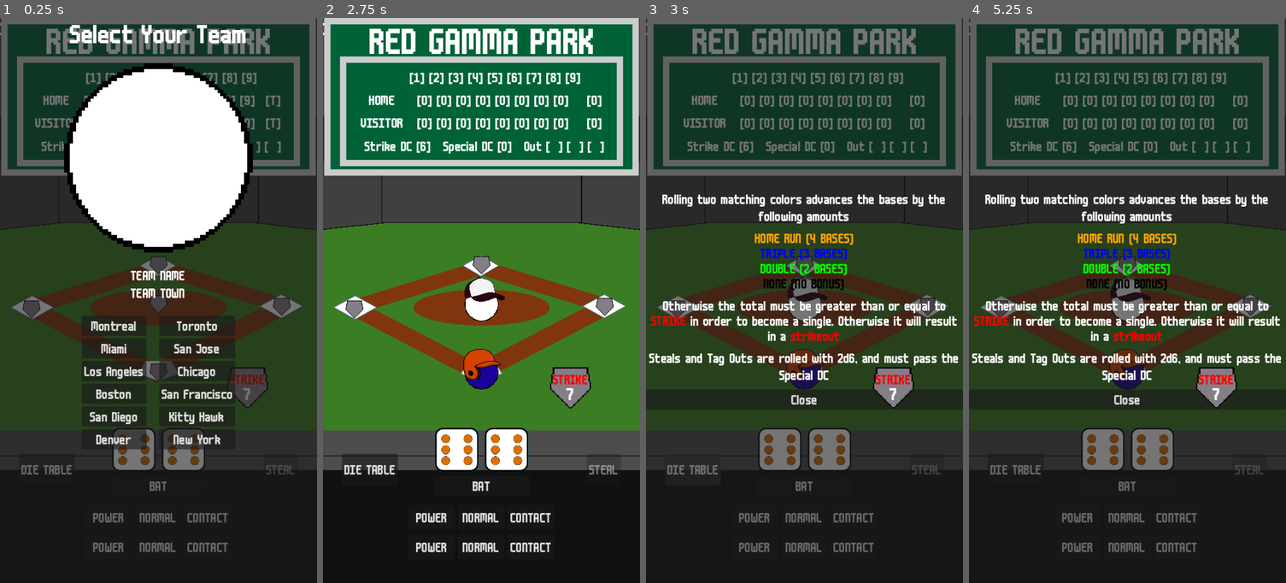
Above: before the commit, frames 1-4 (left to right).
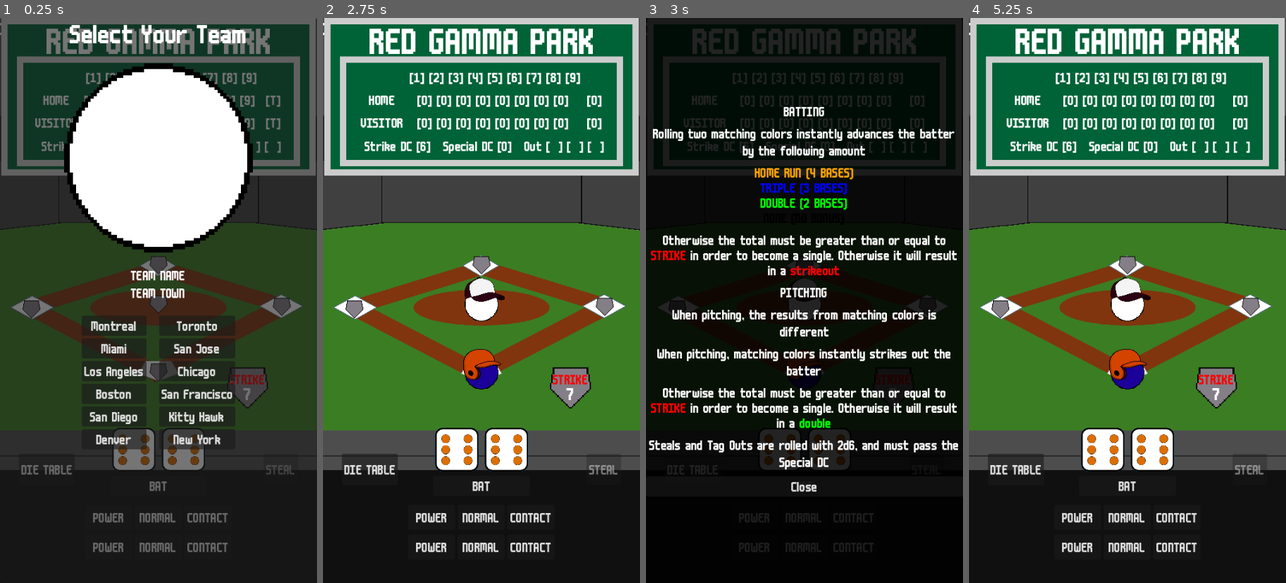
Above: after the commit, the same moments.

Repository: articrus/ROLL_BASEBALL
Game: Godot game, scene res://scenes/game_scene.tscn
The game is run twice, just before and just after one commit, with the same random seed, the same clock (stepped at 60 frames per second) and the same inputs. This scene is started directly instead of the project's main scene.
Inputs:
- Up to frame 1 (0.25 s): no input
- Up to frame 2 (2.75 s): click "NORMAL" at 0.5 s; click "NORMAL" at 1.25 s; click "New York" at 2 s
- Up to frame 3 (3 s): click "DIE TABLE" at 2.75 s
- Up to frame 4 (5.25 s): click "POWER" at 3.5 s; click "CONTACT" at 4.25 s; click "BAT" at 5 s

Frames 1-2 are identical in both runs. In frame 3, 78% of the frame differs, in the area x 0-100%, y 0-95%; in frame 4, 72%.

Commit message:
Total Display
-Now display the die total
-Updated the Dice Table rules

TODO:
-Update scoreboard inning to show current inning
-Update Strike Indicator
-Add a special indicator for stealing and such
-Add animation roll and result display for stealing

Diff:
--- a/scenes/ui_scenes/dice_table.tscn
+++ b/scenes/ui_scenes/dice_table.tscn
@@ -2,6 +2,9 @@
 
 [ext_resource type="Script" uid="uid://dshb4sshjtafl" path="res://scripts/ui/dice_table.gd" id="1_dg4h0"]
 [ext_resource type="Theme" uid="uid://cjwjb6wa1fg38" path="res://ui/themes/baseball_text.tres" id="2_54ch6"]
+
+[sub_resource type="StyleBoxFlat" id="StyleBoxFlat_dg4h0"]
+bg_color = Color(0, 0, 0, 0.8627451)
 
 [node name="DiceTable" type="Panel" unique_id=408282555]
 anchors_preset = 15
@@ -9,6 +12,7 @@
 anchor_bottom = 1.0
 grow_horizontal = 2
 grow_vertical = 2
+theme_override_styles/panel = SubResource("StyleBoxFlat_dg4h0")
 script = ExtResource("1_dg4h0")
 
 [node name="HBoxContainer" type="VBoxContainer" parent="." unique_id=2001006064]
@@ -20,15 +24,23 @@
 theme_override_constants/separation = 11
 alignment = 1
 
-[node name="ExplanationA" type="Label" parent="HBoxContainer" unique_id=1894949148]
+[node name="Batting" type="Label" parent="HBoxContainer" unique_id=1894949148]
 custom_minimum_size = Vector2(500, 0)
 layout_mode = 2
 theme = ExtResource("2_54ch6")
-text = "Rolling two matching colors advances the bases by the following amounts"
+text = "BATTING"
 horizontal_alignment = 1
 autowrap_mode = 2
 
-[node name="ExplanationA2" type="RichTextLabel" parent="HBoxContainer" unique_id=222552109]
+[node name="BattingExplain" type="Label" parent="HBoxContainer" unique_id=1363676427]
+custom_minimum_size = Vector2(500, 0)
+layout_mode = 2
+theme = ExtResource("2_54ch6")
+text = "Rolling two matching colors instantly advances the batter by the following amount"
+horizontal_alignment = 1
+autowrap_mode = 2
+
+[node name="ColorBreakdownBat" type="RichTextLabel" parent="HBoxContainer" unique_id=222552109]
 custom_minimum_size = Vector2(500, 0)
 layout_mode = 2
 theme = ExtResource("2_54ch6")
@@ -42,7 +54,7 @@
 autowrap_mode = 2
 horizontal_alignment = 1
 
-[node name="ExplanationB" type="RichTextLabel" parent="HBoxContainer" unique_id=436270959]
+[node name="Strike" type="RichTextLabel" parent="HBoxContainer" unique_id=436270959]
 custom_minimum_size = Vector2(500, 0)
 layout_mode = 2
 theme = ExtResource("2_54ch6")
@@ -52,35 +64,39 @@
 autowrap_mode = 2
 horizontal_alignment = 1
 
-[node name="GridContainer" type="GridContainer" parent="HBoxContainer" unique_id=951558138]
-visible = false
-layout_mode = 2
-size_flags_horizontal = 4
-
-[node name="Tier" type="Label" parent="HBoxContainer/GridContainer" unique_id=1583218696]
+[node name="Pitching" type="Label" parent="HBoxContainer" unique_id=443107727]
+custom_minimum_size = Vector2(500, 0)
 layout_mode = 2
 theme = ExtResource("2_54ch6")
-text = "Tier | D4  |  D6  |    D8   |"
+text = "PITCHING"
+horizontal_alignment = 1
+autowrap_mode = 2
 
-[node name="HR" type="Label" parent="HBoxContainer/GridContainer" unique_id=396729554]
+[node name="ExplanationA4" type="Label" parent="HBoxContainer" unique_id=1569515315]
+custom_minimum_size = Vector2(500, 0)
 layout_mode = 2
 theme = ExtResource("2_54ch6")
-text = "HR   |  4  |   6   |    8    | Home Run"
+text = "When pitching, the results from matching colors is different"
+horizontal_alignment = 1
+autowrap_mode = 2
 
-[node name="TP" type="Label" parent="HBoxContainer/GridContainer" unique_id=831207099]
+[node name="ExplanationA6" type="Label" parent="HBoxContainer" unique_id=1080191578]
+custom_minimum_size = Vector2(500, 0)
 layout_mode = 2
 theme = ExtResource("2_54ch6")
-text = "TP   |  3  |   5   |  7, 6   | Triple"
+text = "When pitching, matching colors instantly strikes out the batter"
+horizontal_alignment = 1
+autowrap_mode = 2
 
-[node name="DB" type="Label" parent="HBoxContainer/GridContainer" unique_id=73997583]
+[node name="Strike2" type="RichTextLabel" parent="HBoxContainer" unique_id=380210240]
+custom_minimum_size = Vector2(500, 0)
 layout_mode = 2
 theme = ExtResource("2_54ch6")
-text = "DB   |  2  | 4, 3  |  5, 4   | Double"
-
-[node name="UT" type="Label" parent="HBoxContainer/GridContainer" unique_id=1584361248]
-layout_mode = 2
-theme = ExtResource("2_54ch6")
-text = "UT   |  1  | 1, 2  | 3, 2, 1 | Untiered/ None"
+bbcode_enabled = true
+text = "Otherwise the total must be greater than or equal to [color=red]STRIKE[/color] in order to become a single. Otherwise it will result in a [color=green]double[/color]"
+fit_content = true
+autowrap_mode = 2
+horizontal_alignment = 1
 
 [node name="ExplanationC" type="Label" parent="HBoxContainer" unique_id=1715960414]
 custom_minimum_size = Vector2(500, 0)
--- a/scripts/classes/signalbus.gd
+++ b/scripts/classes/signalbus.gd
@@ -25,6 +25,7 @@
 # Dice Rolling
 signal update_die_faces(leftType: Enums.DIE_TYPES, leftResult: int, rightType: Enums.DIE_TYPES, rightResult: int)
 signal resume_processing
+signal display_die_total(total: int)
 
 # Figure out with this one
 signal update_inning(inning: int)
--- a/scripts/managers/game_manager.gd
+++ b/scripts/managers/game_manager.gd
@@ -35,6 +35,7 @@
 		result = Dice._process_batting(left_die, right_die, strikeDC[current_inning])
 	var runs = 0
 	await Signalbus.resume_processing
+	Signalbus.display_die_total.emit(result[0])
 	match result[1]:
 		Enums.BATTING_RESULT.HOMERUN:
 			Signalbus.display_batting_result.emit("HOME RUN!")
--- a/scripts/ui/player_ui.gd
+++ b/scripts/ui/player_ui.gd
@@ -6,6 +6,7 @@
 @onready var die_table = $DiceTable
 @onready var gameOver = $GameOver
 @onready var resultLabel = $ResultText
+@onready var totalLabel = $TotalText
 # Temporary Nodes
 @onready var inning = $DebugDisplay/Inning
 # Export vars
@@ -23,6 +24,10 @@
 func _display_result(result: String) -> void:
 	resultLabel.visible = true
 	resultLabel._set_text(result)
+
+func _display_die_total(total: int) -> void:
+	totalLabel.visible = true
+	totalLabel.set_text(str(total))
 
 func _change_left_die(die: Enums.DIE_TYPES) -> void:
 	left_die_type = die
@@ -80,6 +85,7 @@
 	Signalbus.roll_button_pressed.connect(_roll_dice)
 	Signalbus.game_over.connect(_game_over)
 	Signalbus.display_batting_result.connect(_display_result)
+	Signalbus.display_die_total.connect(_display_die_total)
 	# Temporary display results
 	Signalbus.update_inning.connect(_update_inning)
 
--- a/ui/player_ui.tscn
+++ b/ui/player_ui.tscn
@@ -110,13 +110,16 @@
 offset_right = 148.0
 offset_bottom = -91.0
 
-[node name="DiceTable" parent="." unique_id=1740025211 instance=ExtResource("6_ykvpg")]
+[node name="TotalText" parent="." unique_id=1327960552 instance=ExtResource("7_g1ro4")]
 visible = false
 layout_mode = 1
-
-[node name="GameOver" parent="." unique_id=2139839966 instance=ExtResource("7_hff70")]
-visible = false
-layout_mode = 1
+offset_left = -37.0
+offset_top = 120.0
+offset_right = 38.0
+offset_bottom = 195.0
+theme_override_font_sizes/font_size = 50
+text = "16"
+vertical_alignment = 1
 
 [node name="Strike" type="Control" parent="." unique_id=247973743]
 anchors_preset = 0
@@ -168,5 +171,13 @@
 scroll_active = false
 horizontal_alignment = 1
 
+[node name="DiceTable" parent="." unique_id=1740025211 instance=ExtResource("6_ykvpg")]
+visible = false
+layout_mode = 1
+
+[node name="GameOver" parent="." unique_id=2139839966 instance=ExtResource("7_hff70")]
+visible = false
+layout_mode = 1
+
 [connection signal="pressed" from="Bottom/HBoxContainer/DieTableButon" to="." method="_on_die_table_buton_pressed"]
 [connection signal="pressed" from="Bottom/HBoxContainer/StealTagButton" to="." method="_on_steal_tag_button_pressed"]
